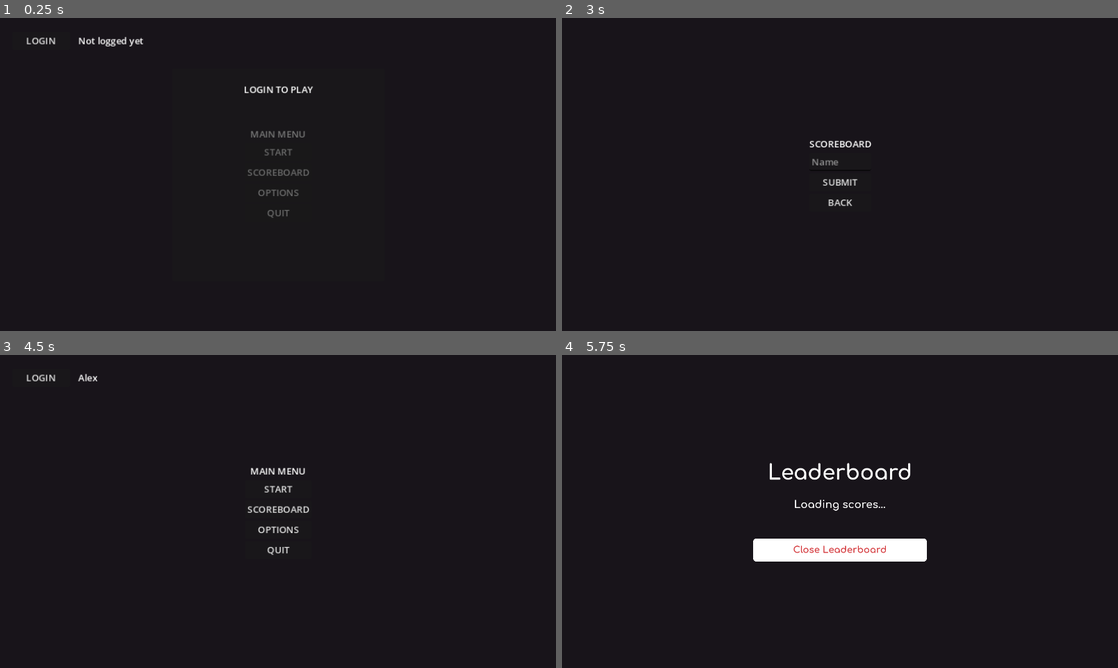
Above: before the commit, frames 1-4 (two rows, left to right).
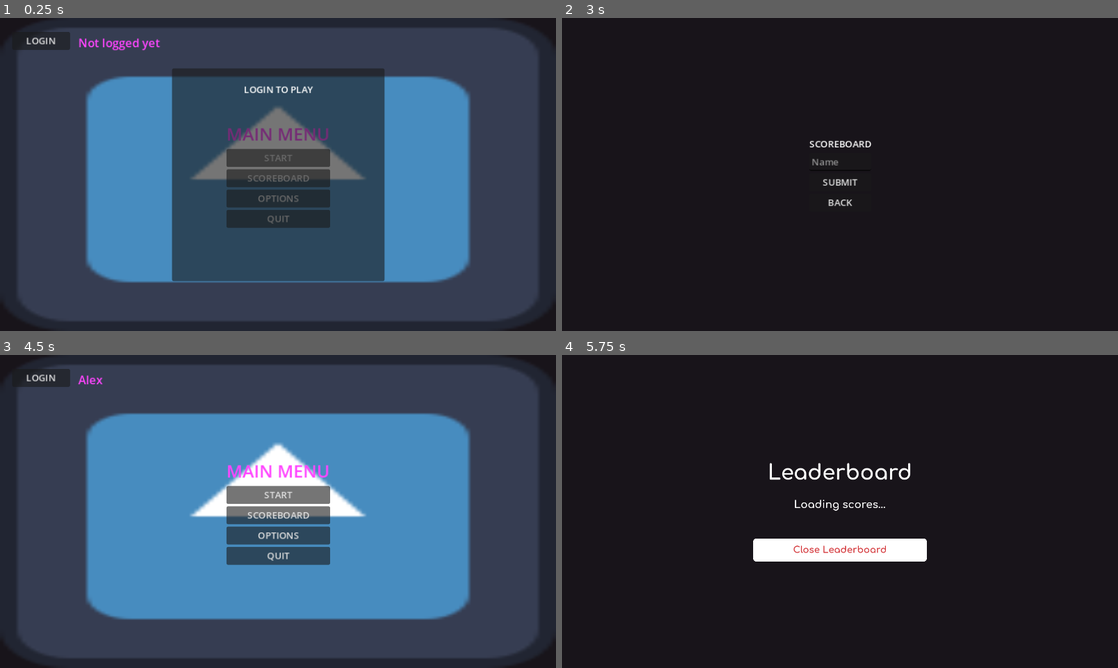
Above: after the commit, the same moments.

Repository: GabrielAlvarez-IESn1/TFG_Godot
Game: Godot game, scene res://Scenes/MainMenu.tscn
The game is run twice, just before and just after one commit, with the same random seed, the same clock (stepped at 60 frames per second) and the same inputs. The engine's default icon, where the game draws it, is replaced by a stand-in: a white triangle on a blue panel in a dark square.
Inputs (mouse positions are in pixels of both pictures, inside the frame that each line leads up to):
- Up to frame 1 (0.25 s): no input
- Up to frame 2 (3 s): click "START" at 0.5 s; click "START" at 1.25 s; click "SCOREBOARD" at 2 s; click "LOGIN" at 2.75 s
- Up to frame 3 (4.5 s): click (278, 498) at 3.52 s; type "Alex" at 3.6 s; click "SUBMIT" at 4.25 s
- Up to frame 4 (5.75 s): click "SCOREBOARD" at 5 s

The runs differ from the first frame. In frame 1, 87% of the frame differs, in the area x 2-98%, y 2-98%; in frame 2, nothing differs; in frame 3, 88%; in frame 4, nothing differs.

Commit message:
Added level music

Diff:
--- a/Scenes/MainMenu.tscn
+++ b/Scenes/MainMenu.tscn
@@ -1,6 +1,7 @@
-[gd_scene load_steps=2 format=3 uid="uid://bd3k5a7t5fqsl"]
+[gd_scene load_steps=3 format=3 uid="uid://bd3k5a7t5fqsl"]
 
 [ext_resource type="Script" path="res://Scripts/MainMenu.gd" id="1_41xrh"]
+[ext_resource type="Texture2D" uid="uid://dgfw8rhjdb17t" path="res://Assets/Sprites/icon.svg" id="2_h0wyy"]
 
 [node name="MainMenu" type="Control"]
 layout_mode = 3
@@ -10,6 +11,12 @@
 grow_horizontal = 2
 grow_vertical = 2
 script = ExtResource("1_41xrh")
+
+[node name="TextureRect" type="TextureRect" parent="."]
+layout_mode = 0
+offset_right = 960.0
+offset_bottom = 540.0
+texture = ExtResource("2_h0wyy")
 
 [node name="VBoxContainer" type="VBoxContainer" parent="."]
 layout_mode = 1
@@ -29,6 +36,8 @@
 layout_mode = 2
 size_flags_horizontal = 4
 size_flags_vertical = 0
+theme_override_colors/font_color = Color(1, 0.270588, 1, 1)
+theme_override_font_sizes/font_size = 30
 text = "MAIN MENU"
 
 [node name="StartButton" type="Button" parent="VBoxContainer"]
@@ -69,6 +78,8 @@
 offset_top = -326.5
 offset_right = 373.5
 offset_bottom = -303.5
+theme_override_colors/font_color = Color(1, 0.270588, 1, 1)
+theme_override_font_sizes/font_size = 20
 
 [node name="LoginBlocker" type="PanelContainer" parent="."]
 layout_mode = 1
--- a/Scripts/GUIController.gd
+++ b/Scripts/GUIController.gd
@@ -3,6 +3,7 @@
 var timeElapsed = 0
 
 func _ready():
+	AudioPlayer.play_music_level()
 	GlobalSignals.crystal_taken.connect(self.on_crystal_taken)
 	GlobalSignals.card_used.connect(self.on_card_used)
 	GlobalSignals.end_zone_reached.connect(self.on_end_zone_reached)
